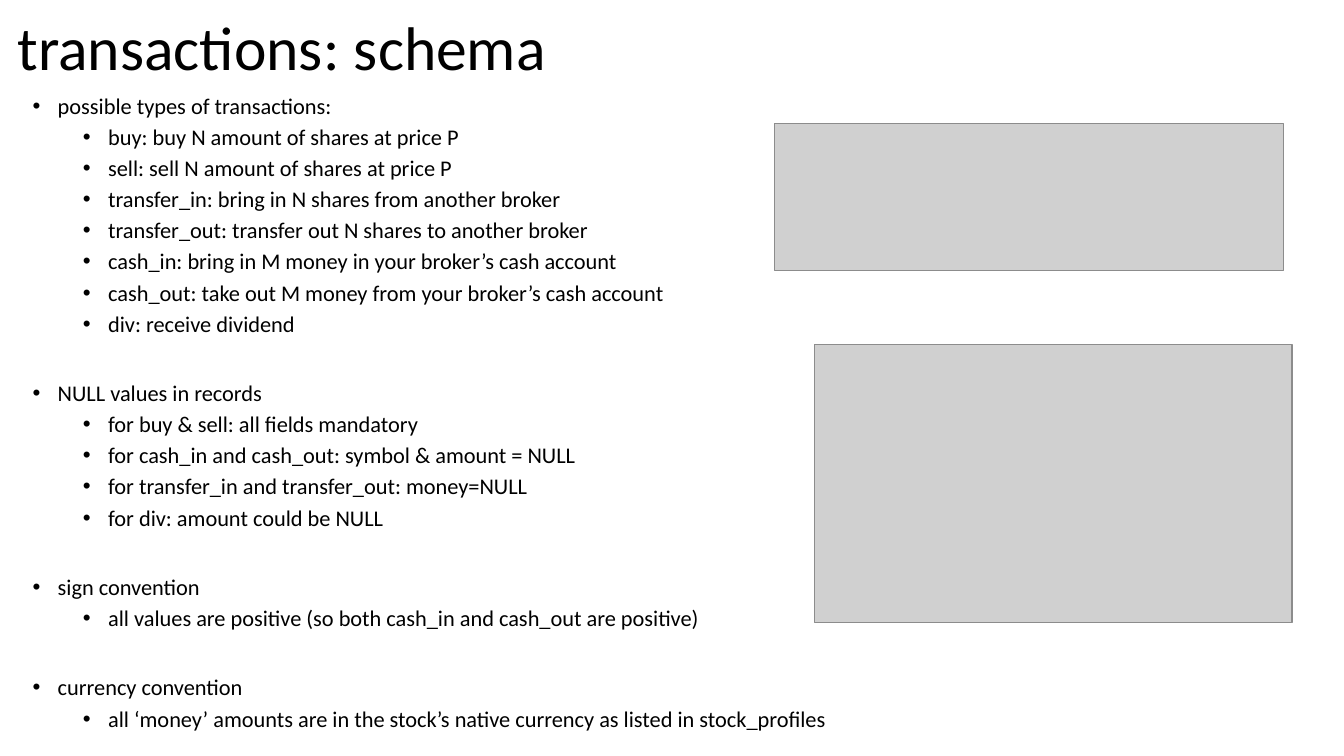
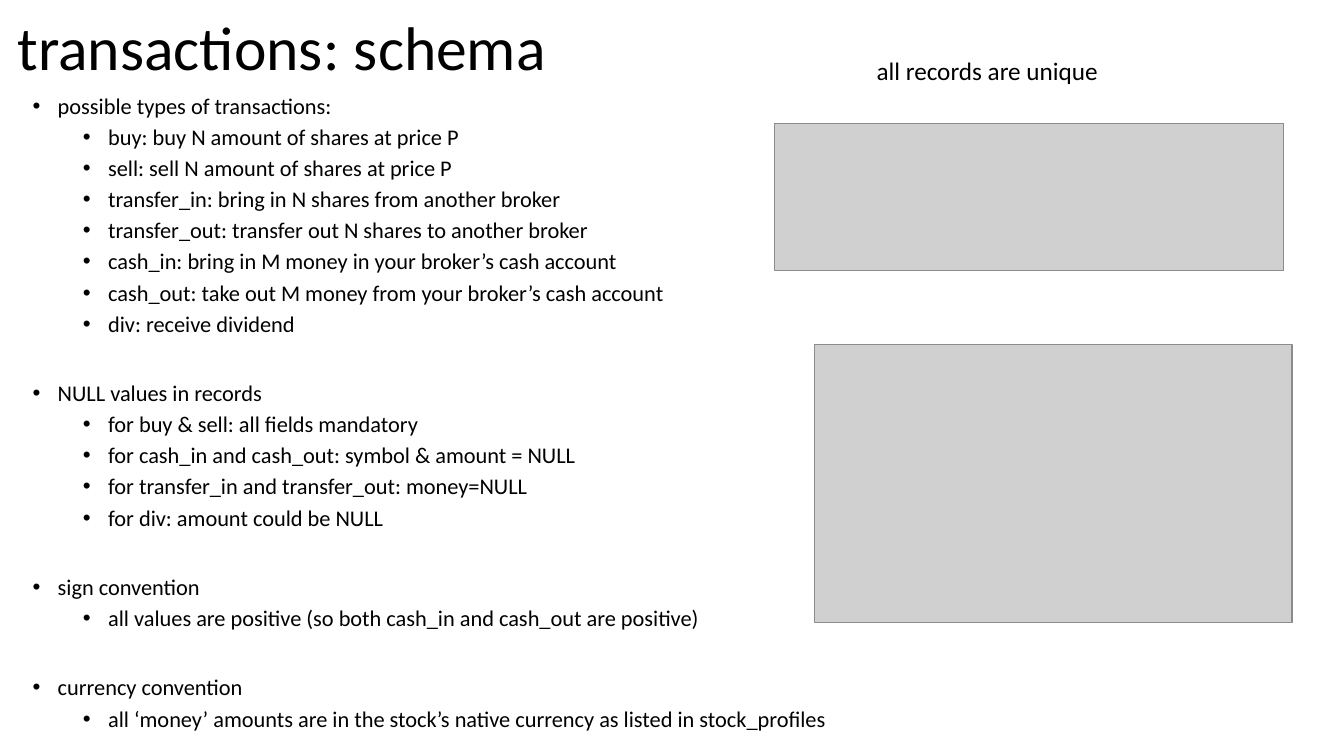
Before and after one commit to jorritvm/stocks_dashboard, a slide deck: slide 12 of doc/stock_dashboard_documentation.pptx. Drawn at 1344x756 pixels with LibreOffice and Linux fonts; fonts in the diff are those of the drawing; grey boxes stand for pictures. Boxes give left, top, right and bottom in pixels: in the first picture for what was removed or moved away, otherwise in the second. Text is boxed around its words. In the diff, an @@ line names an element or a change of style, - is before the commit and + after.

```diff
--- a/doc/stock_dashboard_documentation.pptx
+++ b/doc/stock_dashboard_documentation.pptx
@@ text added at box(877, 62, 1097, 84), 18 pt, text #000000 @@
+all records are unique
```
Also in this commit, not shown: 3 other slides changed, 5 other files.
